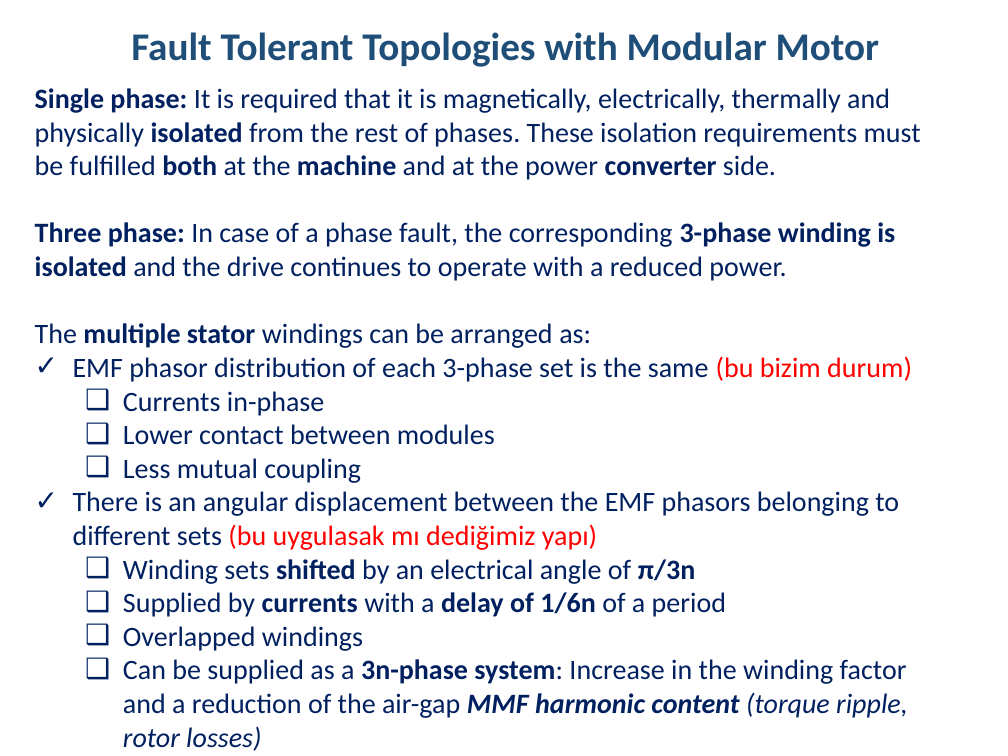
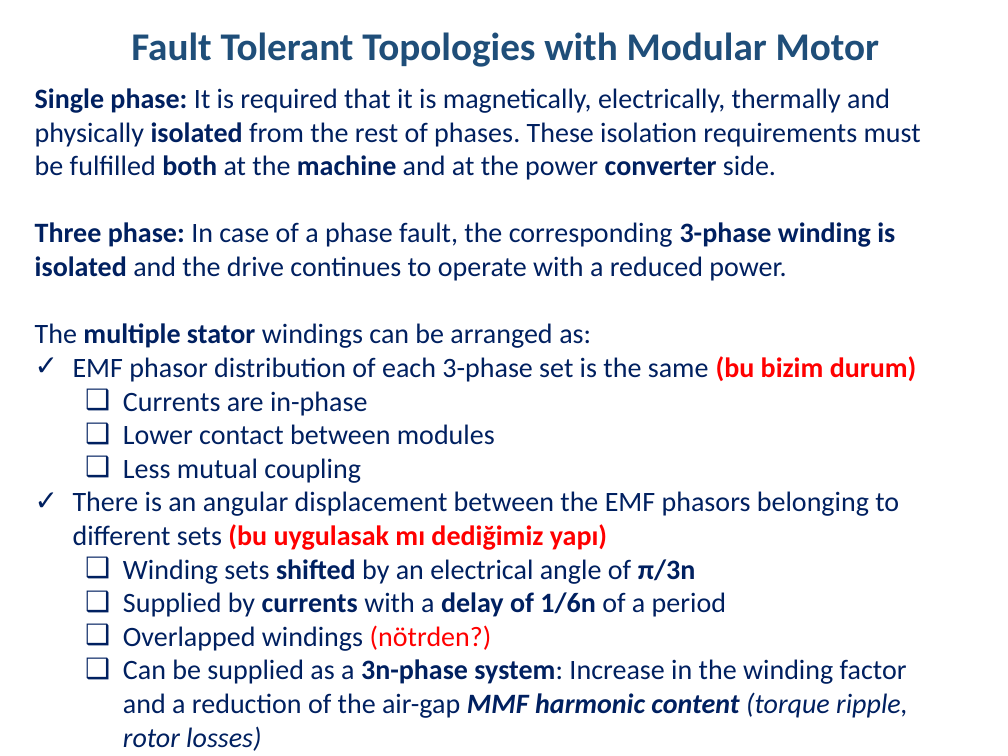
Before and after one commit to hakanpolat/IMMD, a slide deck: slide 19 of Literature/immd_ver2_research.pptx. Drawn at 1008x756 pixels with LibreOffice and Linux fonts; fonts in the diff are those of the drawing. Boxes give left, top, right and bottom in pixels: in the first picture for what was removed or moved away, otherwise in the second. Text is boxed around its words. In the diff, an @@ line names an element or a change of style, - is before the commit and + after.

```diff
--- a/Literature/immd_ver2_research.pptx
+++ b/Literature/immd_ver2_research.pptx
@@ text at (73, 356, 917, 550): bold on in "(bu bizim durum)", "(bu uygulasak mı dediğimiz yapı)" @@
@@ text at (123, 391, 368, 416): text changed @@
-  ❑ Currents in-phase
+  ❑ Currents are in-phase
@@ text at (123, 625, 492, 651): text changed @@
-  ❑ Overlapped windings
+  ❑ Overlapped windings (nötrden?)
```
Also in this commit, not shown: 7 other slides changed, 12 slides added, 4 other files.
